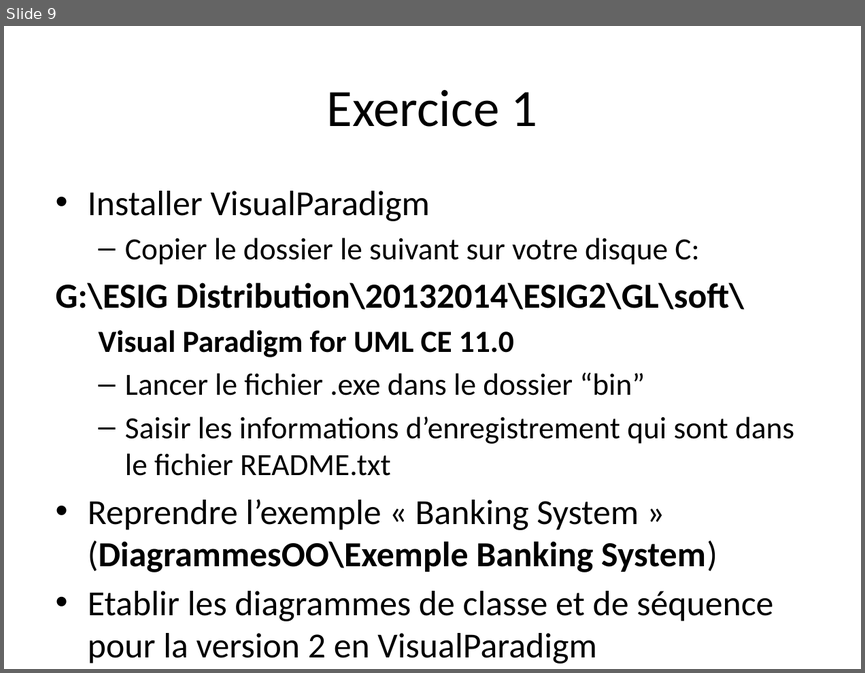
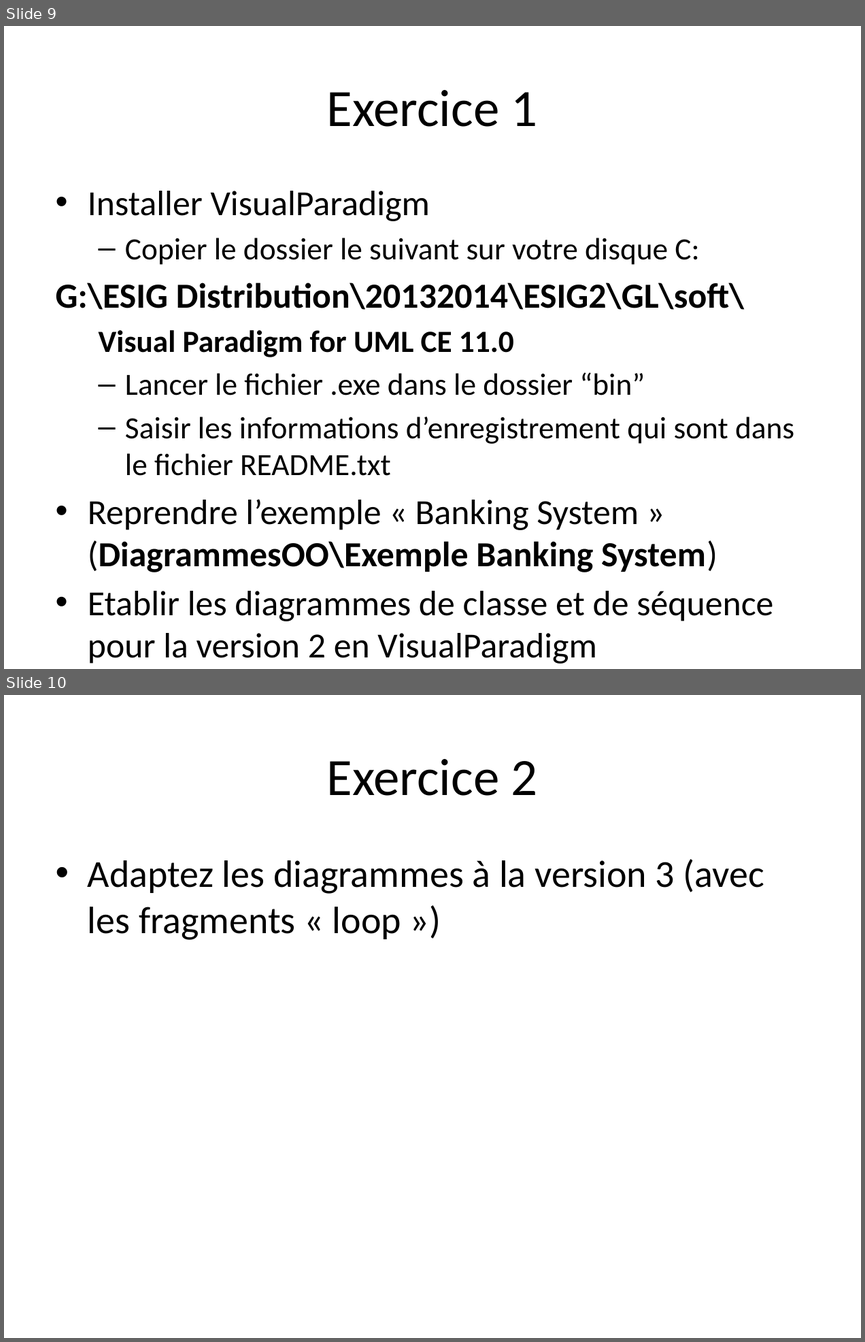
Before and after one commit to profesig/exosOO, a slide deck: Diagramme de séquence/L1- Concepts de base/L1 - Concepts de base.pptx. Shown one above the other, each under a label of ours: slide 9 before the commit, slides 9 and 10 after it. The pictures are 865x673 and 865x1342 pixels, drawn with LibreOffice and Linux fonts; fonts in the diff are those of the drawing. Boxes give left, top, right and bottom in pixels: in the first picture for what was removed or moved away, otherwise in the second. Text is boxed around its words. In the diff, an @@ line names an element or a change of style, - is before the commit and + after.

```diff
--- a/Diagramme de séquence/L1- Concepts de base/L1 - Concepts de base.pptx
+++ b/Diagramme de séquence/L1- Concepts de base/L1 - Concepts de base.pptx
@@ slide 10 added at <box>4,695,861,1338</box>, background #FFFFFF @@
@@ title added at <box>327,759,538,796</box>, 44 pt, text #000000 @@
+Exercice 2
@@ text added at <box>88,859,764,940</box>, 32 pt, text #000000 @@
+• Adaptez les diagrammes à la version 3 (avec les fragments « loop »)
```
Also in this commit, not shown: 1 slide changed.
